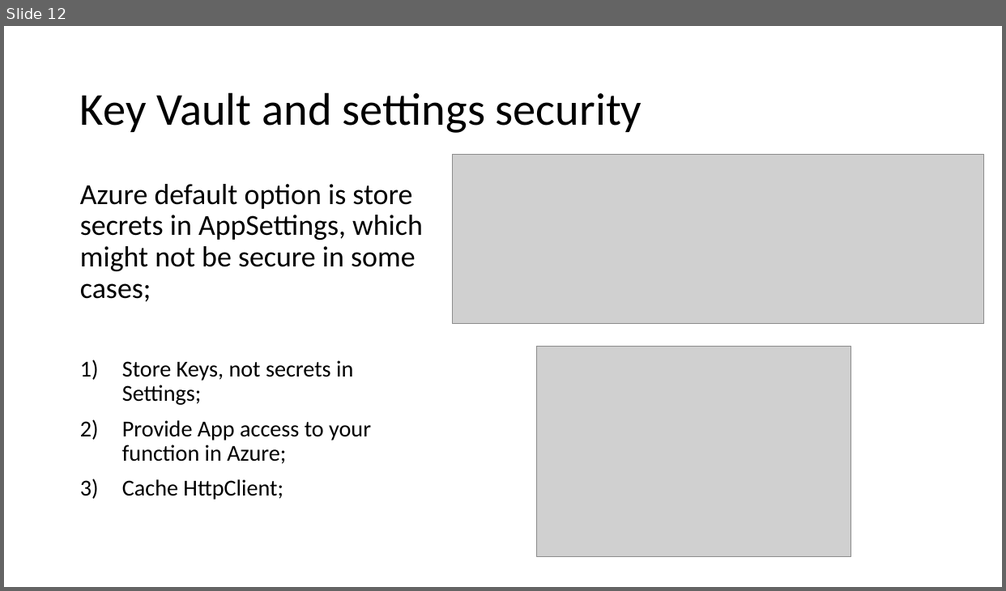
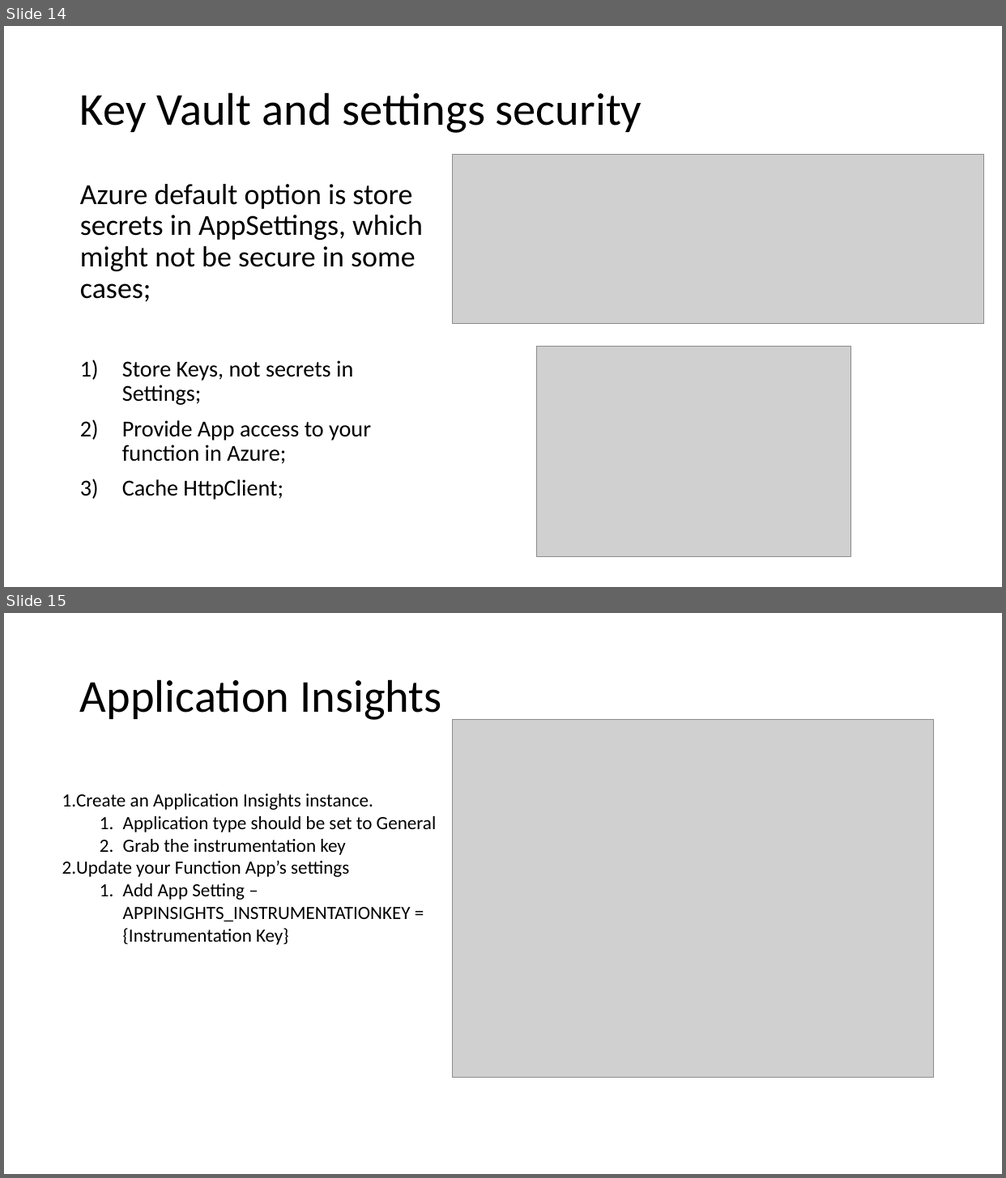
Before and after one commit to Dekorg/TrackApartmentsApp, a slide deck: Presentation/Azure Functions.pptx. Shown one above the other, each under a label of ours: slide 12 before the commit, slides 14 and 15 after it. The pictures are 1006x591 and 1006x1178 pixels, drawn with LibreOffice and Linux fonts; fonts in the diff are those of the drawing; grey boxes stand for pictures. Boxes give left, top, right and bottom in pixels: in the first picture for what was removed or moved away, otherwise in the second. Text is boxed around its words. In the diff, an @@ line names an element or a change of style, - is before the commit and + after.

Commit message:
Added function auth

```diff
--- a/Presentation/Azure Functions.pptx
+++ b/Presentation/Azure Functions.pptx
@@ slide 15 added at (4,613,1002,1174), background #FFFFFF @@
@@ title added at (80,679,442,720), 44 pt, text #000000 @@
+Application Insights
@@ picture added at (453,719,934,1077) @@
@@ text added at (62,794,437,945), 18 pt, text #000000 @@
+1. Create an Application Insights instance.
+  1. Application type should be set to General
+  2. Grab the instrumentation key
+2. Update your Function App’s settings
+  1. Add App Setting – APPINSIGHTS_INSTRUMENTATIONKEY = {Instrumentation Key}
@@ what was slide 12 is now slide 14 @@
```
Also in this commit, not shown: 6 slides changed, 6 other slides added, 3 slides removed, 1 other file.
